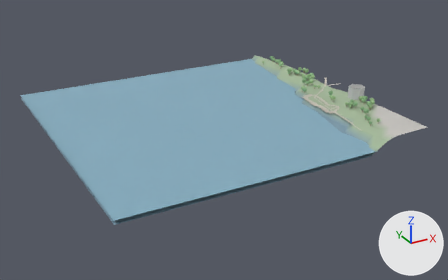
The glTF model game/world/tile_2_-1.glb: old version first, new version second.
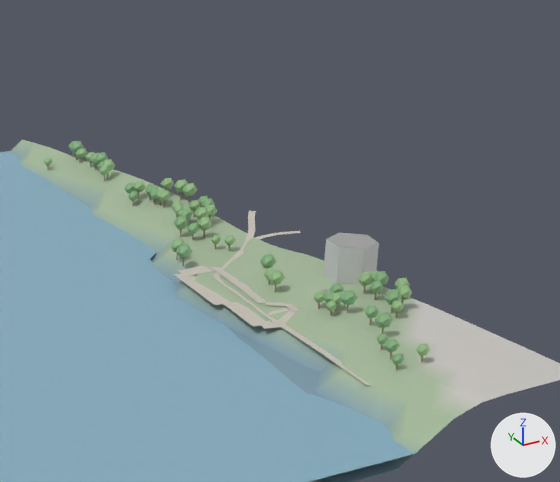
Old and new are each drawn whole from a 50 mm lens placed at (414.0, -315.0, 187.0), pointed at (650.0, 113.0, -27.0) and again close up on the part from 55% to 94% of the width and 4% to 57% of the height. Arrows for +X, +Y and +Z are at lower right; the lights stay in place. The older version's two pictures come first. Where no turn or scale is listed for an object, it has been applied to the vertices.

Before the edit, the objects in view are built like this:
```python
me_paths = bpy.data.meshes.new('paths')
me_paths.from_pydata(...)  # 112 vertices, 60 faces; spans x 726.9..780.9, y 28.9..143.7, z -4.6..0.2
me_paths.materials.append(mat_defaultmaterial_002)
me_props = bpy.data.meshes.new('props')
me_props.from_pydata(...)  # 1648 vertices, 2744 faces; spans x 734.0..770.0, y 25.0..227.0, z -6.0..7.0
me_props.materials.append(mat_defaultmaterial_004)
me_terrain = bpy.data.meshes.new('terrain')
me_terrain.from_pydata(...)  # 1089 vertices, 2048 faces; spans x 512.0..768.0, y 0.0..256.0, z -11.0..2.0
me_terrain.materials.append(mat_defaultmaterial_005)
ob_paths = bpy.data.objects.new('paths', me_paths)
ob_paths.location = (0.0, 0.0, 0.0)
ob_props = bpy.data.objects.new('props', me_props)
ob_props.location = (0.0, 0.0, 0.0)
ob_terrain = bpy.data.objects.new('terrain', me_terrain)
ob_terrain.location = (0.0, 0.0, 0.0)
# also in view: 'buildings' at (766.0, 83.0, 5.0); 'water' at (637.0, 128.0, -8.0)
```
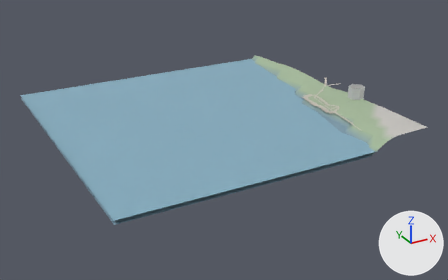
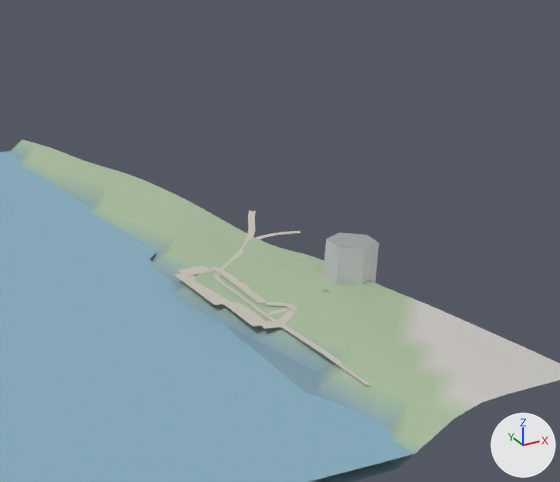
Where the change shows, as pixel boxes [x1, y1, x2, y2] in the close-ups (560 x 482 px):
'props', deleted: before [44, 141, 430, 370]

Diff of the bpy script that builds the scene:
```diff
--- a/game/world/tile_2_-1.glb.py
+++ b/game/world/tile_2_-1.glb.py
@@ ob_props @@
-ob_props = bpy.data.objects.new('props', me_props)
-ob_props.location = (0.0, 0.0, 0.0)
```
